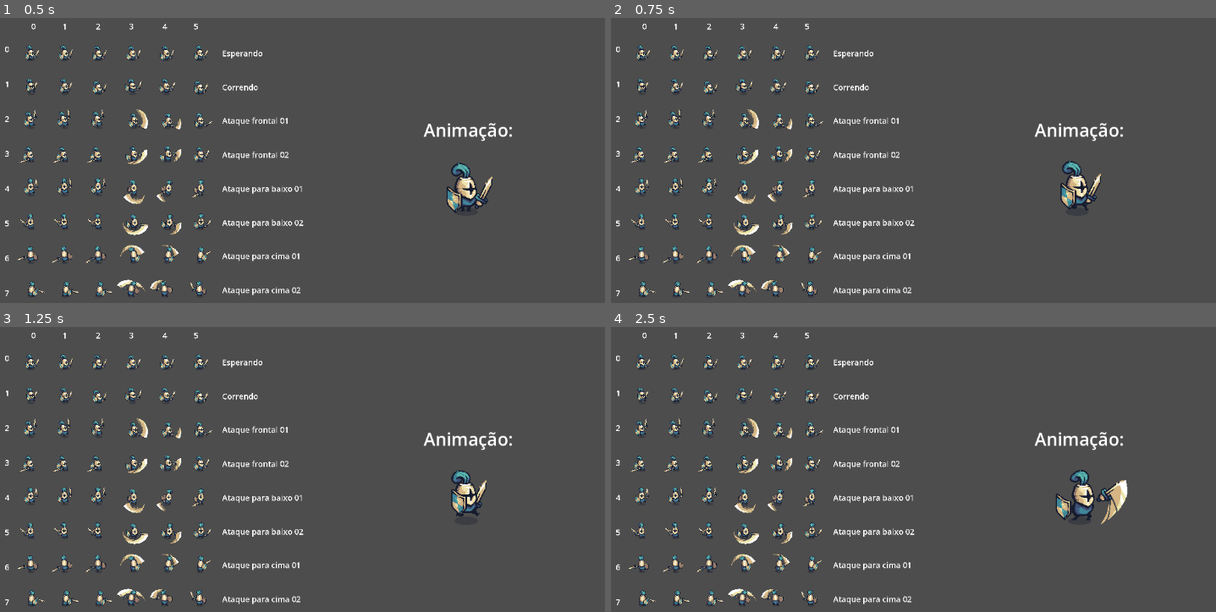
Above: before the commit, frames 1-4 (two rows, left to right).
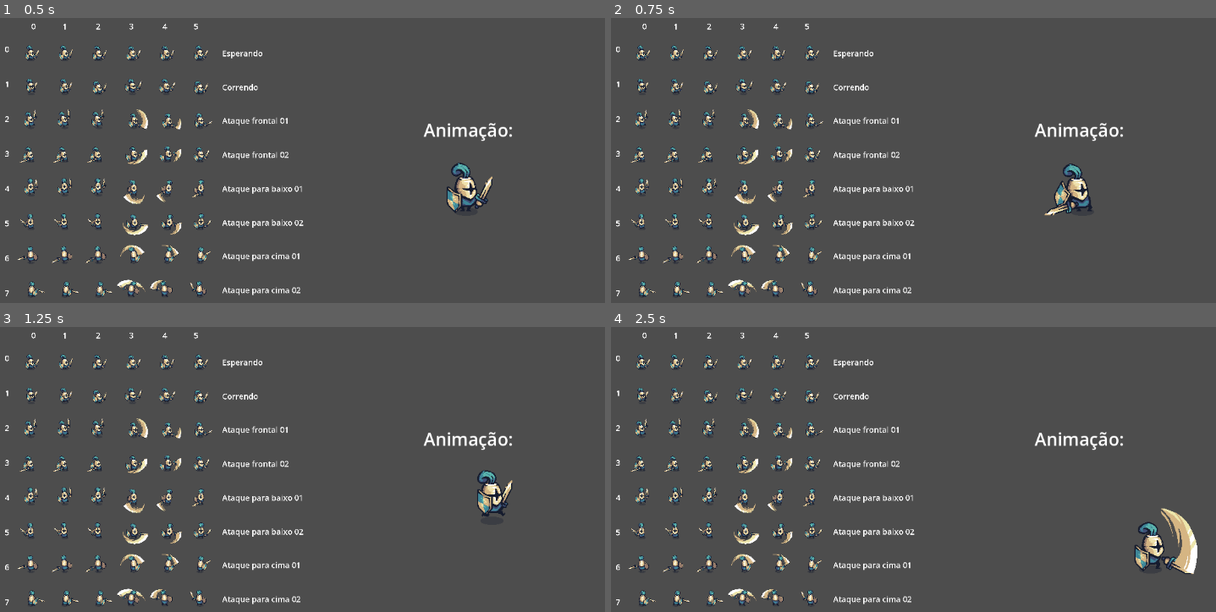
Above: after the commit, the same moments.

Repository: PabloValentin94/Knight_Game
Game: Godot game, scene res://unitary_tests/test_player.tscn
Same seed, same stepped clock (60 frames per second), same inputs: the game is played once before the commit and once after it.
Inputs:
- Up to frame 1 (0.5 s): no input
- Up to frame 2 (0.75 s): hold D (Move_to_Right) from 0.53 s (still down); tap E (Attack, bound only after the commit) at 0.6 s
- Up to frame 3 (1.25 s): keep holding D (Move_to_Right)
- Up to frame 4 (2.5 s): release D (Move_to_Right) at 1.28 s; hold S (Move_to_Down) 1.28-2.03 s; tap E (Attack, bound only after the commit) at 1.35, 2.1 s; hold D (Move_to_Right) from 2.03 s (still down)

Frame 1 is identical in both runs. In frame 2, 0.8% of the frame differs, in the area x 71-81%, y 50-70%; in frame 3, 1.1%; in frame 4, 2.3%, in the area x 73-97%, y 50-87%.

Commit message:
Adicionando movimentação e execução de ataques ao personagem principal.

Diff:
--- a/objects/player/player.gd
+++ b/objects/player/player.gd
@@ -1,31 +1,118 @@
 extends CharacterBody2D
+
+var direcoes: Vector2 = Vector2(0,0)
+
+@export_range(1,10) var velocidade_movimento: int = 3
 
 @onready var quadro_animacoes: AnimationPlayer = $Animacoes
 
-const animacoes: Array = ["Esperar","Correr","Atacar_Para_Frente_01",
-"Atacar_Para_Frente_02","Atacar_Para_Baixo_01","Atacar_Para_Baixo_02",
-"Atacar_Para_Cima_01","Atacar_Para_Cima_02"]
+const animacoes: Array = ["Esperar", "Correr", "Atacar_Para_Frente_01",
+"Atacar_Para_Frente_02", "Atacar_Para_Baixo_01", "Atacar_Para_Baixo_02",
+"Atacar_Para_Cima_01", "Atacar_Para_Cima_02"]
 
 var indice_animacao: int = 0
 
-func _ready() -> void:
+@onready var imagem_player: Sprite2D = $Corpo/Imagem
 
-	quadro_animacoes.play(animacoes[0])
+const deadzone_controle = 0.15
 
-func _process(_delta) -> void:
+var timer_ataque: float = 0.6
 
-	if Input.is_action_just_pressed("Move_to_Down") or Input.is_action_just_pressed("Move_to_Right"):
+var condicao_ataque: bool = false
 
-		if(indice_animacao + 1 <= 7):
+func _process(delta: float) -> void:
 
-			indice_animacao += 1
+	Define_Directions()
 
-			quadro_animacoes.play(animacoes[indice_animacao])
+	if condicao_ataque:
 
-	elif Input.is_action_just_pressed("Move_to_Up") or Input.is_action_just_pressed("Move_to_Left"):
+		timer_ataque -= delta
 
-		if(indice_animacao - 1 >= 0):
+		if timer_ataque <= 0:
 
-			indice_animacao -= 1
+			condicao_ataque = false
 
-			quadro_animacoes.play(animacoes[indice_animacao])
+func _physics_process(_delta: float) -> void:
+
+	# Definindo uma velocidade adequada de movimento.
+
+	var target_speed = direcoes * (velocidade_movimento * 100)
+
+	if condicao_ataque: target_speed *= 0.25
+
+	# Usando a função LERP para criar um efeito de fluidez de movimento.
+
+	velocity = lerp(velocity, target_speed, 0.05)
+
+	# Função interna do Godot responsável pela movimentação e aplicação
+	# da física do corpo do personagem.
+
+	move_and_slide()
+
+	Move_Player()
+
+	if Input.is_action_just_pressed("Attack"):
+
+		Player_Attack()
+
+func Define_Directions() -> void:
+
+	# Obtendo os índices que determinam a direção para qual o personagem está indo.
+
+	direcoes = Input.get_vector("Move_to_Left", "Move_to_Right", "Move_to_Up", "Move_to_Down")
+
+	# Anulando a deadzone de controles com joysticks (Analógicos).
+
+	# Anulando a deadzone horizontal.
+
+	if abs(direcoes.x) < deadzone_controle: direcoes.x = 0
+
+	# Anulando a deadzone vertical.
+
+	if abs(direcoes.y) < deadzone_controle: direcoes.y = 0
+
+func Move_Player() -> void:
+
+	if not condicao_ataque:
+
+		if not direcoes.is_zero_approx():
+
+			# Aplicando animação de corrida.
+
+			quadro_animacoes.play(animacoes[1])
+
+			Mirror_Image()
+
+		else:
+
+			# Aplicando animação de espera.
+
+			quadro_animacoes.play(animacoes[0])
+
+func Mirror_Image() -> void:
+
+	# Verificando a direção horizontal para qual o personagem está correndo.
+
+	if direcoes.x > 0:
+
+		# Redefinindo o sentido horizontal original da imagem.
+
+		imagem_player.flip_h = false
+
+	elif direcoes.x < 0:
+
+		# Espelhando a imagem.
+
+		imagem_player.flip_h = true
+
+func Player_Attack() -> void:
+
+	if not condicao_ataque:
+
+		timer_ataque = 0.6
+
+		indice_animacao = randi_range(2,7)
+
+		quadro_animacoes.play(animacoes[indice_animacao])
+
+		condicao_ataque = true
--- a/objects/player/player.tscn
+++ b/objects/player/player.tscn
@@ -10,7 +10,6 @@
 [sub_resource type="Animation" id="Animation_sltqw"]
 resource_name = "Atacar_Para_Baixo_01"
 length = 0.6
-loop_mode = 1
 tracks/0/type = "value"
 tracks/0/imported = false
 tracks/0/enabled = true
@@ -27,7 +26,6 @@
 [sub_resource type="Animation" id="Animation_dve6m"]
 resource_name = "Atacar_Para_Baixo_02"
 length = 0.6
-loop_mode = 1
 tracks/0/type = "value"
 tracks/0/imported = false
 tracks/0/enabled = true
@@ -44,7 +42,6 @@
 [sub_resource type="Animation" id="Animation_fje7d"]
 resource_name = "Atacar_Para_Cima_01"
 length = 0.6
-loop_mode = 1
 tracks/0/type = "value"
 tracks/0/imported = false
 tracks/0/enabled = true
@@ -61,7 +58,6 @@
 [sub_resource type="Animation" id="Animation_oki0g"]
 resource_name = "Atacar_Para_Cima_02"
 length = 0.6
-loop_mode = 1
 tracks/0/type = "value"
 tracks/0/imported = false
 tracks/0/enabled = true
@@ -78,7 +74,6 @@
 [sub_resource type="Animation" id="Animation_3lj4q"]
 resource_name = "Atacar_Para_Frente_01"
 length = 0.6
-loop_mode = 1
 tracks/0/type = "value"
 tracks/0/imported = false
 tracks/0/enabled = true
@@ -95,7 +90,6 @@
 [sub_resource type="Animation" id="Animation_bxdeg"]
 resource_name = "Atacar_Para_Frente_02"
 length = 0.6
-loop_mode = 1
 tracks/0/type = "value"
 tracks/0/imported = false
 tracks/0/enabled = true
@@ -172,6 +166,7 @@
 }
 
 [node name="Player" type="CharacterBody2D"]
+motion_mode = 1
 script = ExtResource("1_gb00o")
 
 [node name="Corpo" type="CollisionShape2D" parent="."]
--- a/project.godot
+++ b/project.godot
@@ -45,6 +45,12 @@
 , Object(InputEventKey,"resource_local_to_scene":false,"resource_name":"","device":-1,"window_id":0,"alt_pressed":false,"shift_pressed":false,"ctrl_pressed":false,"meta_pressed":false,"pressed":false,"keycode":0,"physical_keycode":4194321,"key_label":0,"unicode":0,"echo":false,"script":null)
 ]
 }
+Attack={
+"deadzone": 0.5,
+"events": [Object(InputEventKey,"resource_local_to_scene":false,"resource_name":"","device":-1,"window_id":0,"alt_pressed":false,"shift_pressed":false,"ctrl_pressed":false,"meta_pressed":false,"pressed":false,"keycode":0,"physical_keycode":69,"key_label":0,"unicode":101,"echo":false,"script":null)
+, Object(InputEventKey,"resource_local_to_scene":false,"resource_name":"","device":-1,"window_id":0,"alt_pressed":false,"shift_pressed":false,"ctrl_pressed":false,"meta_pressed":false,"pressed":false,"keycode":0,"physical_keycode":32,"key_label":0,"unicode":32,"echo":false,"script":null)
+]
+}
 
 [rendering]
 
